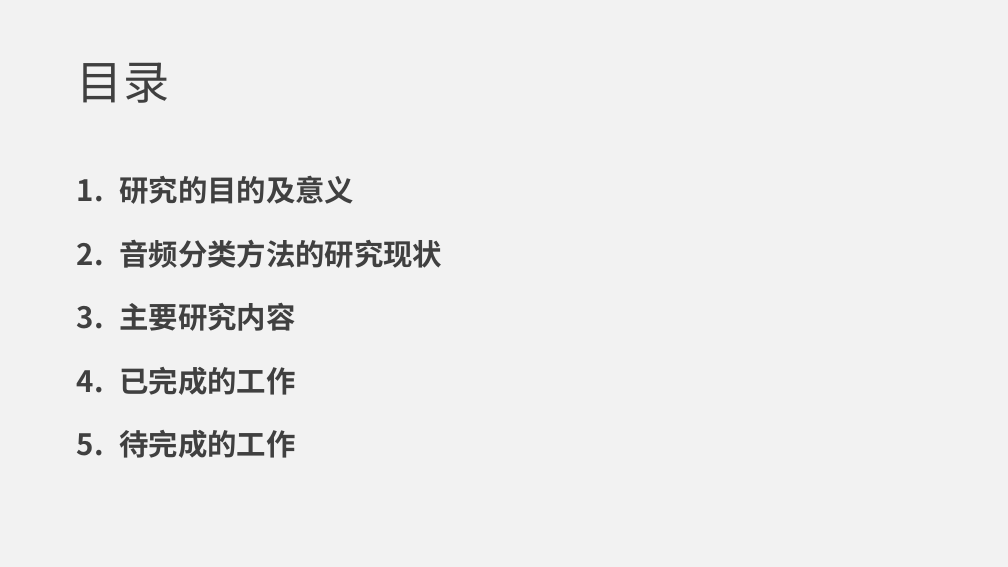
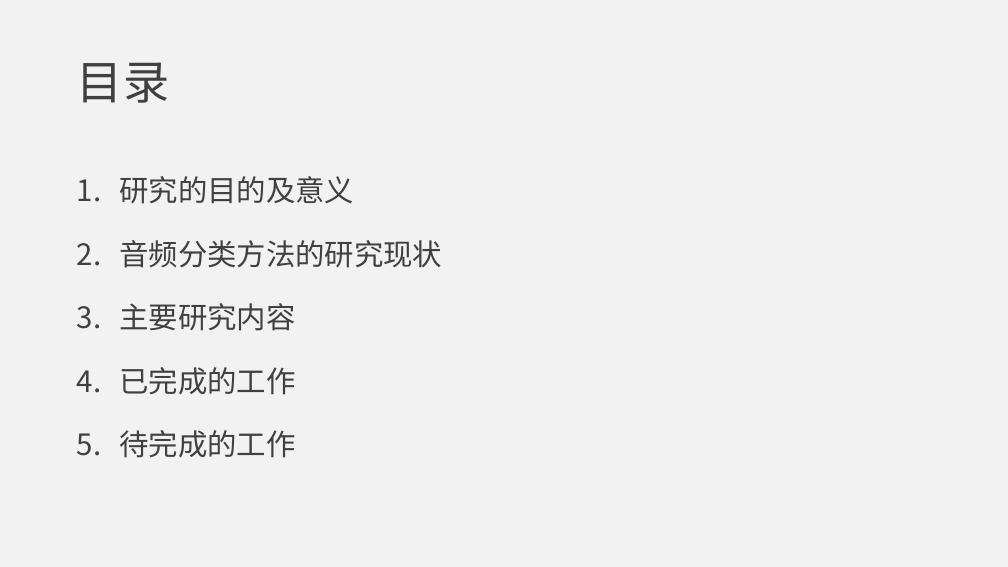
Before and after one commit to jumper3/paper, a slide deck: slide 2 of 开题报告/答辩.pptx. Drawn at 1008x567 pixels with LibreOffice and Linux fonts; fonts in the diff are those of the drawing. Boxes give left, top, right and bottom in pixels: in the first picture for what was removed or moved away, otherwise in the second. Text is boxed around its words. In the diff, an @@ line names an element or a change of style, - is before the commit and + after.

```diff
--- a/开题报告/答辩.pptx
+++ b/开题报告/答辩.pptx
@@ text "研究的目的及意义" at (x1=119, y1=176, x2=442, y2=458): font Noto Sans CJK JP to Noto Sans CJK SC, bold off @@
```
Also in this commit, not shown: 1 other slide changed, 3 other files.
